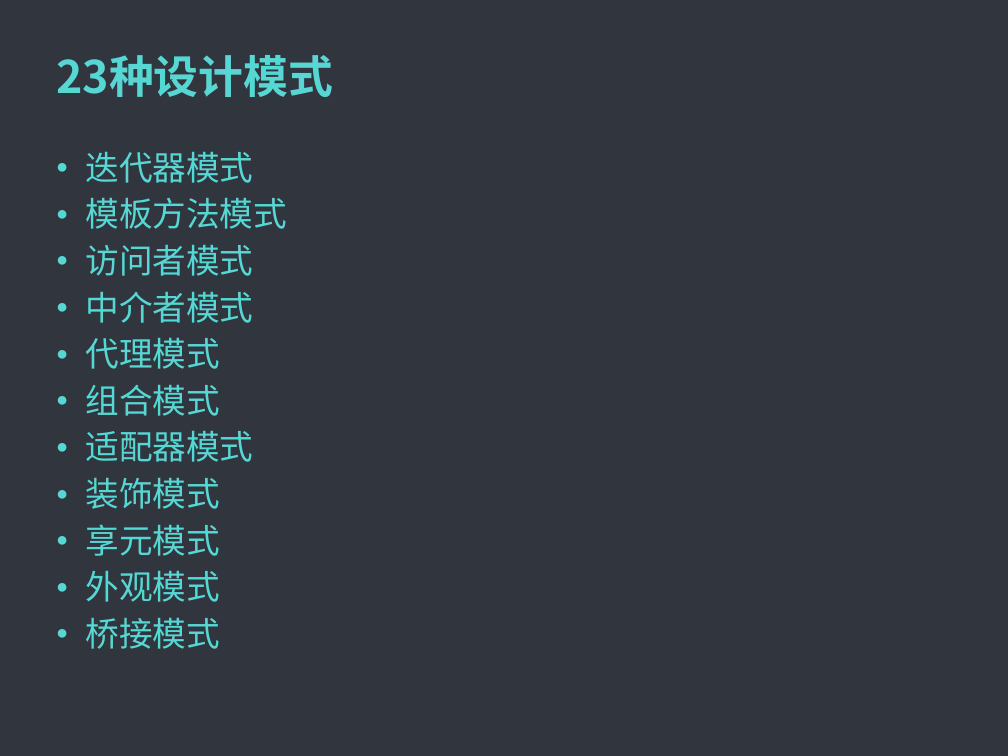
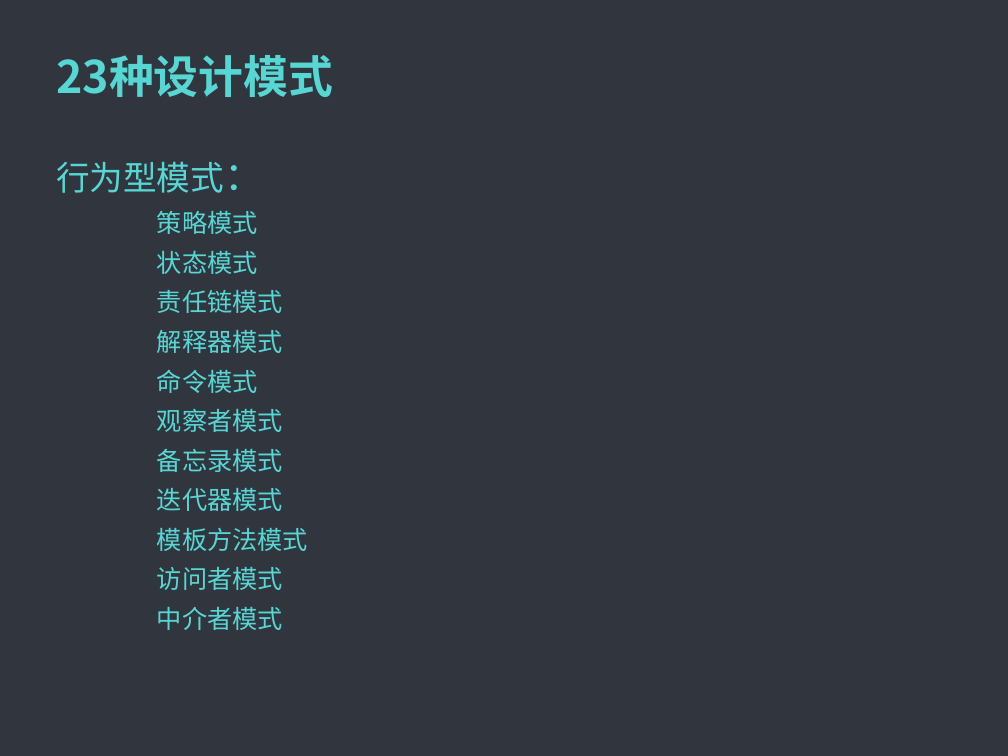
Before and after one commit to MintLy/JavaDesignMode, a slide deck: slide 4 of DesignMode.ppt. Drawn at 1008x756 pixels with LibreOffice and Linux fonts; fonts in the diff are those of the drawing; background and template pictures are left out. Boxes give left, top, right and bottom in pixels: in the first picture for what was removed or moved away, otherwise in the second. Text is boxed around its words. In the diff, an @@ line names an element or a change of style, - is before the commit and + after.

```diff
--- a/DesignMode.ppt
+++ b/DesignMode.ppt
@@ text at (x1=56, y1=162, x2=283, y2=472): paragraphs added @@
+行为型模式：
+策略模式
+状态模式
+责任链模式
+解释器模式
+命令模式
+观察者模式
+备忘录模式
@@ text at (x1=86, y1=338, x2=254, y2=649): paragraphs removed @@
-● 代理模式
-● 组合模式
-● 适配器模式
-● 装饰模式
-● 享元模式
-● 外观模式
-● 桥接模式
@@ text at (x1=157, y1=488, x2=308, y2=630): size 24 to 18 pt in "迭代器模式", "模板方法模式", "访问者模式", "中介者模式"; bullet ● to none; line spacing 1 to 1.1 @@
```
Also in this commit, not shown: 2 other slides changed, 4 other files.
